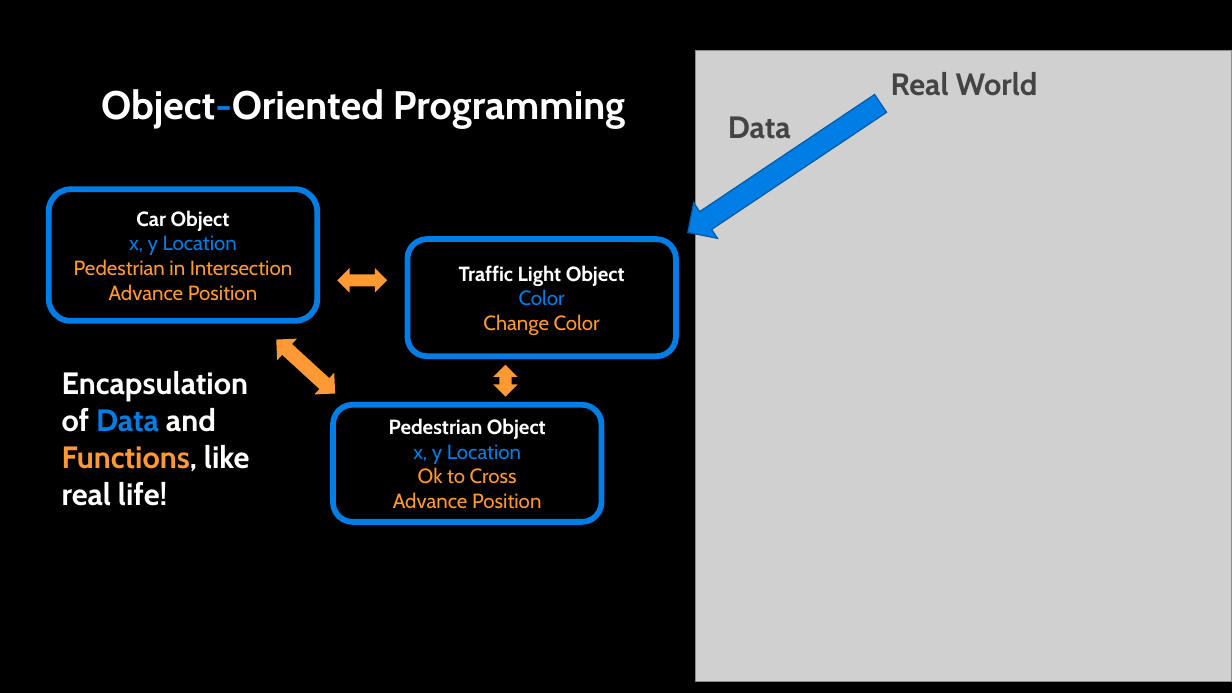
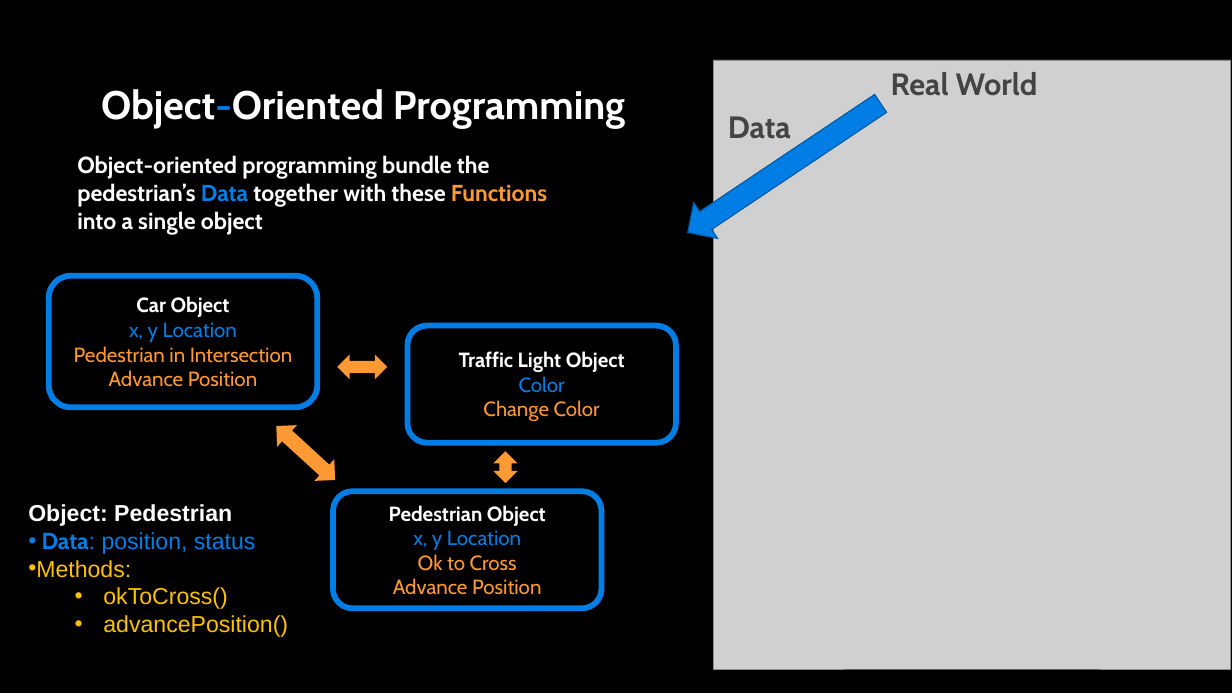
Before and after one commit to APS106/APS106-winter-2026-goodfellow-sutton, a slide deck: slide 5 of lectures/week5/lecture2/slides/week5_lecture2.pptx (slide 6 before the commit). Drawn at 1232x693 pixels with LibreOffice and Linux fonts; fonts in the diff are those of the drawing; grey boxes stand for pictures; background and template pictures are left out. Boxes give left, top, right and bottom in pixels: in the first picture for what was removed or moved away, otherwise in the second. Text is boxed around its words. In the diff, an @@ line names an element or a change of style, - is before the commit and + after.

```diff
--- a/lectures/week5/lecture2/slides/week5_lecture2.pptx
+++ b/lectures/week5/lecture2/slides/week5_lecture2.pptx
@@ picture: place and size @@
-picture at [696, 50, 1232, 682]
+picture at [714, 60, 1230, 669]
@@ text added at [77, 155, 547, 235], 18 pt, text #FFFFFF, bold @@
+Object-oriented programming bundle the pedestrian’s Data together with these Functions into a single object
@@ 3 rounded rectangles, 3 left right arrows: place and size @@
-3 rounded rectangles, 3 left right arrows at [49, 189, 677, 522]
+3 rounded rectangles, 3 left right arrows at [49, 275, 677, 609]
@@ text removed at [62, 371, 250, 506] @@
-Encapsulation of Data and Functions, like real life!
@@ text added at [28, 504, 288, 637], 18 pt, text #FFC000 @@
+Object: Pedestrian
+• Data: position, status
+• Methods:
+  • okToCross()
+  • advancePosition()
```
Also in this commit, not shown: 14 other slides changed, 6 slides added, 1 slide removed, 1 other file.
